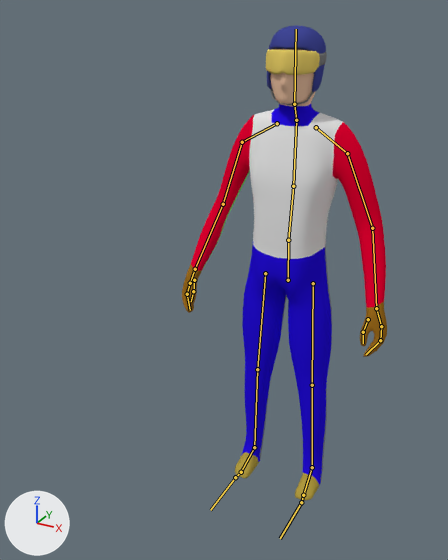
A saved change to the Blender file Assets/Models/Characters/jumper.blend.
Rendered twice from a 50 mm lens placed at (0.762, -1.842, 1.732), pointed at (-0.056, -0.353, 0.988). Every picture has the same lights, and +X, +Y and +Z are marked at lower left. The bones that bend it are drawn over the model as lines.

The first picture shows 'Cube', 'Goggles', 'Helmet'.
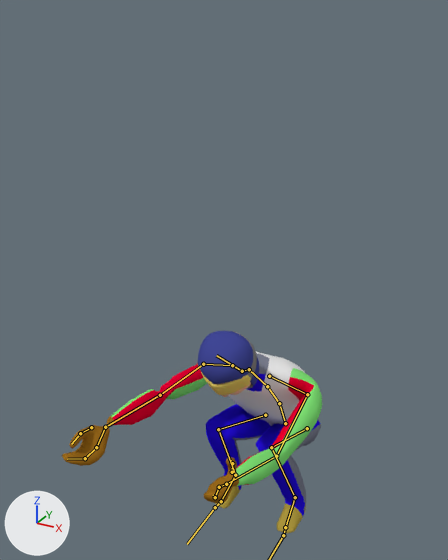
The newer file adds an action. The first version stands in its rest pose; the second is drawn at frame 12 of the action 'Struggle Landing'.

The change in detail:
Bone 'Hips' (bone_hips) moves from (0.0, 0.0, 0.0) to (0.0, -0.635, 0.012).
Bone 'Hips' (bone_hips) turns from (0, 0, 0) to (23, 0, 0) degrees about its own x, y and z.
Bone 'Spine' (bone_spine) turns from (0, 0, 0) to (22, 0, 0) degrees about its own x, y and z.
Bone 'Shoulder.L' (bone_shoulder_l) turns from (0, 0, 0) to (-2, 0, 10) degrees about its own x, y and z.
Bone 'Upper Arm.L' (bone_upper_arm_l) turns from (0, 0, 0) to (86, -35, 75) degrees about its own x, y and z.
Bone 'Lower Arm.L' (bone_lower_arm_l) turns from (0, 0, 0) to (-29, 35, 26) degrees about its own x, y and z.
Bone 'Hand.L' (bone_hand_l) turns from (0, 0, 0) to (0, -180, 0) degrees about its own x, y and z.
Bone 'Fingers01.L' (bone_fingers01_l) turns from (0, 0, 0) to (-22, 3, 41) degrees about its own x, y and z.
Bone 'Shoulder.R' (bone_shoulder_r) turns from (0, 0, 0) to (-2, 0, -10) degrees about its own x, y and z.
Bone 'Upper Arm.R' (bone_upper_arm_r) turns from (0, 0, 0) to (143, -18, 43) degrees about its own x, y and z.
Bone 'Lower Arm.R' (bone_lower_arm_r) turns from (0, 0, 0) to (38, -131, -35) degrees about its own x, y and z.
Bone 'Hand.R' (bone_hand_r) turns from (0, 0, 0) to (-41, 161, 32) degrees about its own x, y and z.
Bone 'Pole Target.L' (bone_pole_target_l) moves from (0.0, 0.0, 0.0) to (0.228, 0.46, 0.003).
Bone 'Leg IK.L' (bone_leg_ik_l) moves from (0.0, 0.0, 0.0) to (0.0, -0.169, -0.021).
Bone 'Pole Target.R' (bone_pole_target_r) moves from (0.0, 0.0, 0.0) to (-0.228, 0.46, 0.003).
Bone 'Leg IK.R' (bone_leg_ik_r) moves from (0.0, 0.0, 0.0) to (0.0, -0.169, -0.021).

Location of each change, [x1, y1, x2, y2] in pixels of the pictures (448 x 560 px):
'Cube', posed (27% wider, 59% shorter)
    before: [182, 49, 387, 501]
    after: [62, 351, 322, 534]
'Helmet', posed (28% shorter)
    before: [267, 25, 326, 105]
    after: [198, 331, 259, 388]
'Goggles', posed
    before: [266, 49, 327, 75]
    after: [198, 331, 257, 395]
bone 'Hips', root to tip
    before: (288, 280) to (288, 240)
    after: (285, 423) to (279, 403)
bone 'Spine', root to tip
    before: (288, 240) to (293, 186)
    after: (279, 403) to (267, 386)
bone 'Shoulder.L', root to tip
    before: (316, 127) to (347, 153)
    after: (269, 376) to (307, 394)
bone 'Upper Arm.L', root to tip
    before: (347, 153) to (372, 228)
    after: (307, 394) to (276, 456)
bone 'Lower Arm.L', root to tip
    before: (372, 228) to (376, 308)
    after: (276, 456) to (226, 484)
bone 'Hand.L', root to tip
    before: (376, 308) to (381, 326)
    after: (226, 484) to (219, 487)
bone 'Fingers01.L', root to tip
    before: (381, 326) to (380, 340)
    after: (219, 487) to (215, 497)
bone 'Shoulder.R', root to tip
    before: (277, 123) to (242, 142)
    after: (232, 365) to (203, 364)
bone 'Upper Arm.R', root to tip
    before: (242, 142) to (223, 204)
    after: (203, 364) to (160, 395)
bone 'Lower Arm.R', root to tip
    before: (223, 204) to (195, 269)
    after: (160, 395) to (105, 427)
bone 'Hand.R', root to tip
    before: (195, 269) to (190, 283)
    after: (105, 427) to (96, 447)
